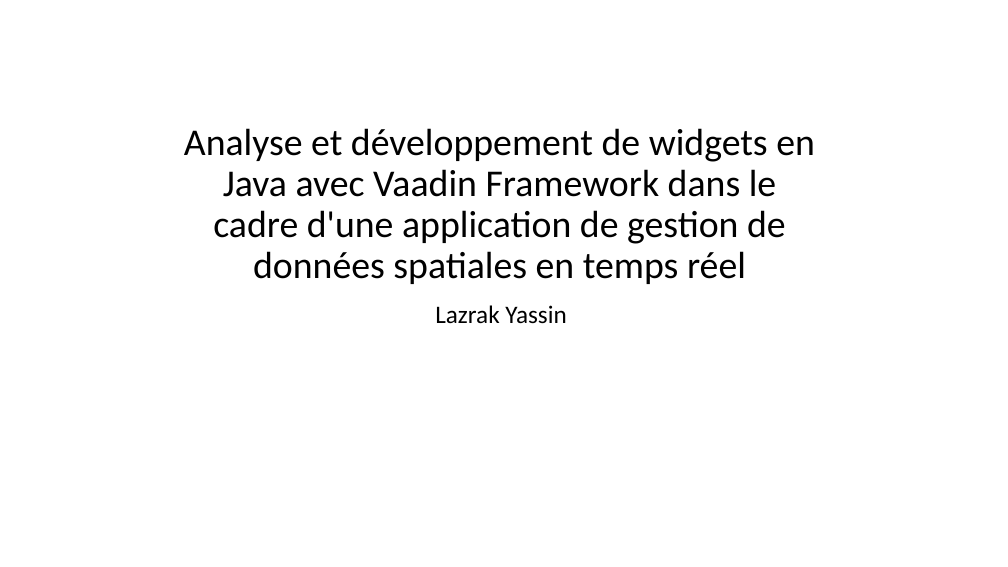
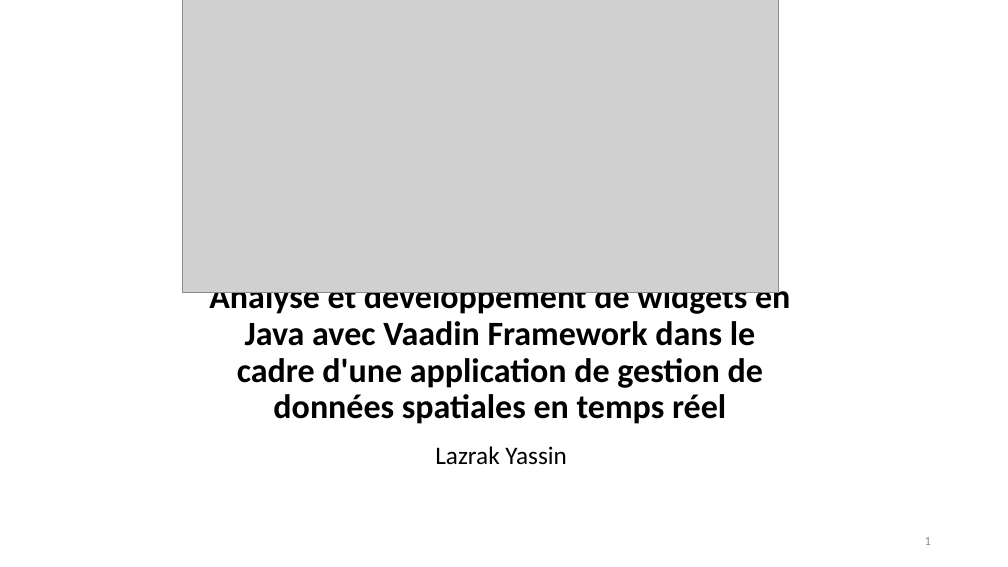
Before and after one commit to etu26048/TFE, a slide deck: slide 1 of DéfenseOrale.pptx. Drawn at 1008x567 pixels with LibreOffice and Linux fonts; fonts in the diff are those of the drawing; grey boxes stand for pictures. Boxes give left, top, right and bottom in pixels: in the first picture for what was removed or moved away, otherwise in the second. Text is boxed around its words. In the diff, an @@ line names an element or a change of style, - is before the commit and + after.

```diff
--- a/DéfenseOrale.pptx
+++ b/DéfenseOrale.pptx
@@ picture added at (183,0,778,293) @@
@@ title "Analyse et développement de widgets ...": place and size @@
-title "Analyse et développement de widgets ..." at (184,128,815,284)
+title "Analyse et développement de widgets ..." at (209,280,790,424)
@@ title "Analyse et développement de widgets ..." at (209,280,790,424): size 36 to 32.4 pt, bold on @@
@@ subtitle "Lazrak Yassin": place and size @@
-subtitle "Lazrak Yassin" at (435,305,566,324)
+subtitle "Lazrak Yassin" at (435,446,566,465)
@@ page number added at (925,537,931,545), 12 pt, text #8C8C8C @@
+1
```
Also in this commit, not shown: 8 other slides changed.
